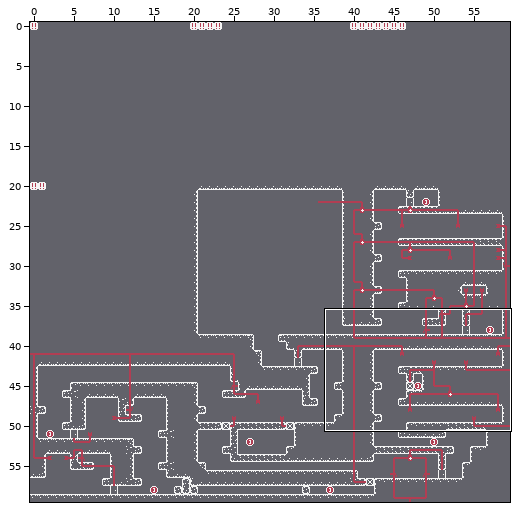
Tiled map (JSON): assets/maps/map.json. Above: a wide view before the commit, with the close-up outlined.
Close-up. Before the commit:
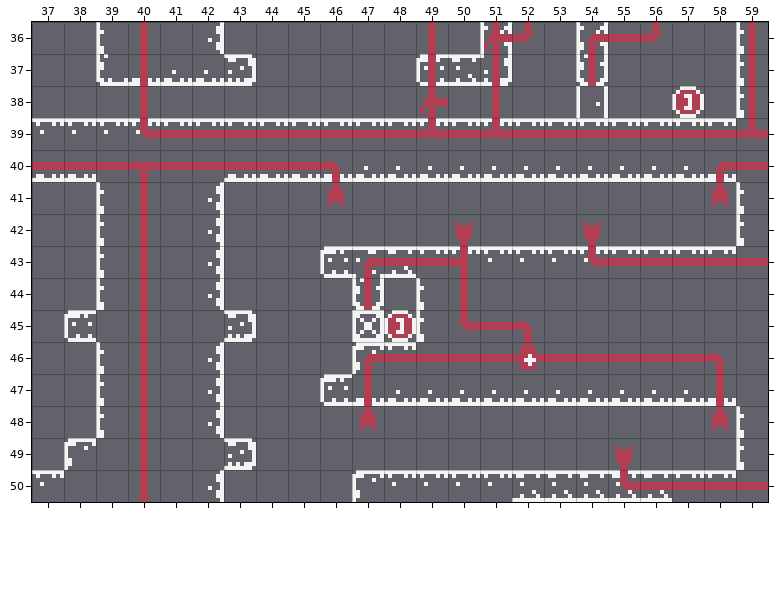
Cells are 8x8 px. Shown: x 37..59, y 36..50. The commit also changed other parts of the map, which this record leaves out.
After:
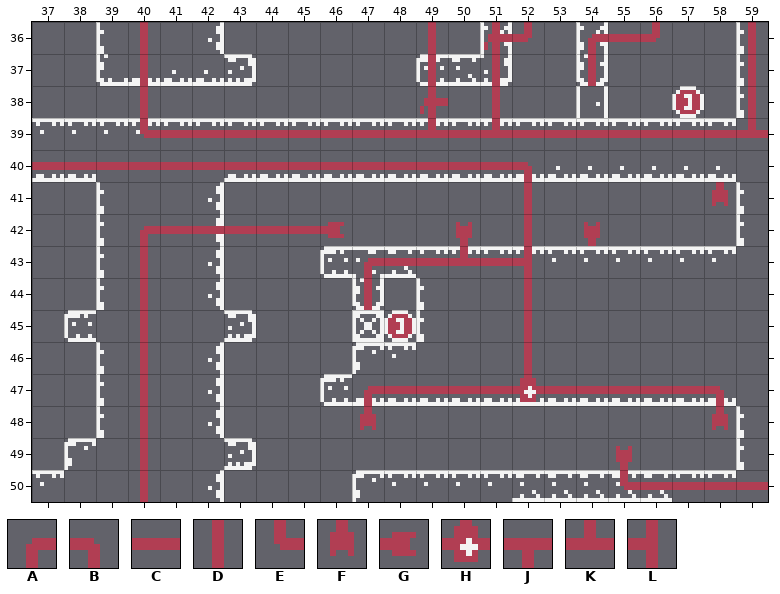
Key: from "wired": A 23, B 24, C 25, D 26, E 39, F 44, G 45, H 59, J 71, K 72, L 73.
_ is an empty cell.
Changes in this commit:
{"where": "layer \"conduit\""}
{"y":40,"x":40,"old":"J","new":"C"}
{"y":40,"x":46,"old":"B______","new":"CCCCCCB"}
{"y":40,"x":58,"old":"AC","new":"__"}
{"y":41,"x":40,"old":"D","new":"_"}
{"y":41,"x":46,"old":"F","new":"_"}
{"y":41,"x":52,"old":"_","new":"D"}
{"y":42,"x":40,"old":"D______","new":"ACCCCCG"}
{"y":42,"x":52,"old":"_","new":"D"}
{"y":43,"x":50,"old":"L__","new":"KCL"}
{"y":43,"x":54,"old":"ECCCCC","new":"______"}
{"y":44,"x":50,"old":"D","new":"_"}
{"y":44,"x":52,"old":"_","new":"D"}
{"y":45,"x":50,"old":"ECB","new":"__D"}
{"y":46,"x":47,"old":"ACCCCHCCCCCB","new":"_____D______"}
{"y":47,"x":47,"old":"D__________D","new":"ACCCCHCCCCCB"}
{"label":"changed","picture_box":[140,162,768,402]}
